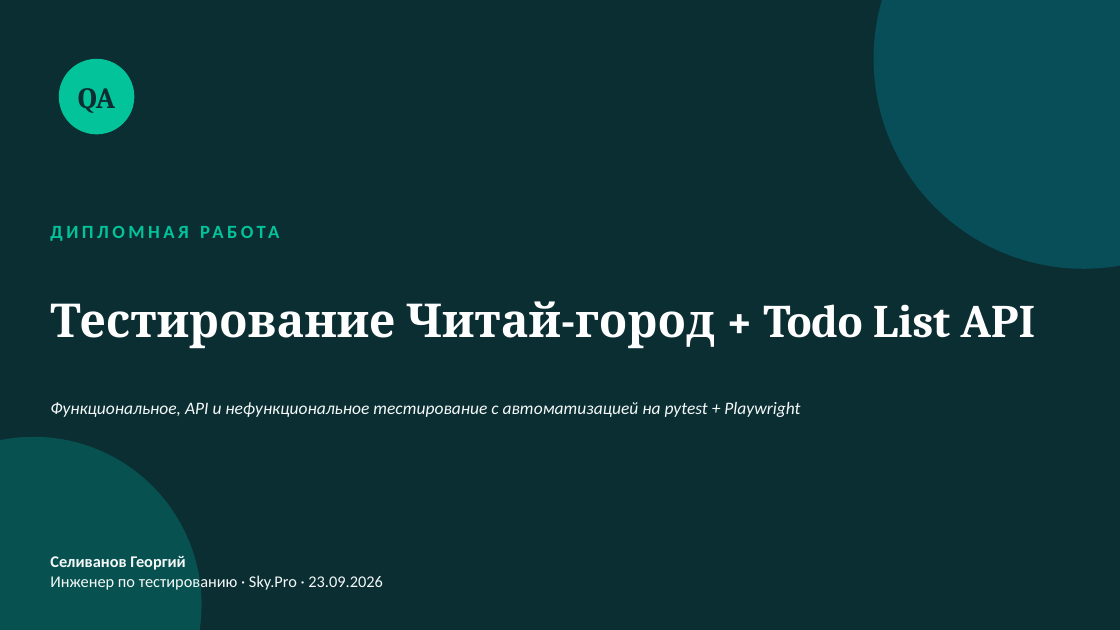
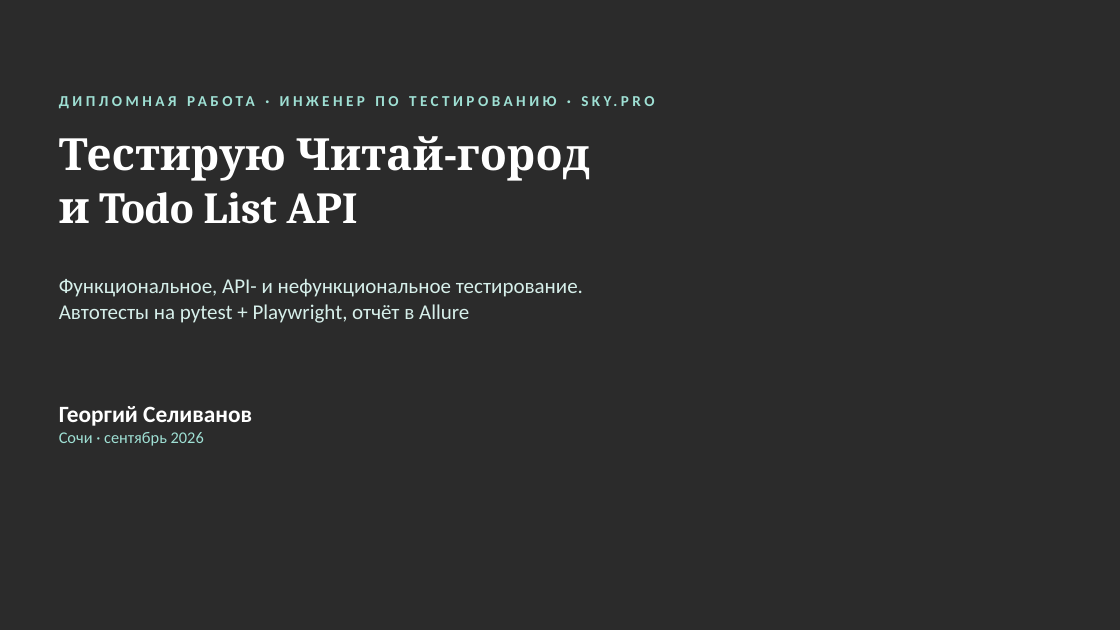
Before and after one commit to Gera-lang405/skypro-diploma-automation, a slide deck: slide 1 of diploma_presentation.pptx. Drawn at 1120x630 pixels with LibreOffice and Linux fonts; fonts in the diff are those of the drawing; background and template pictures are left out; a plain dark background stands for a picture behind light text. Boxes give left, top, right and bottom in pixels: in the first picture for what was removed or moved away, otherwise in the second. Text is boxed around its words. In the diff, an @@ line names an element or a change of style, - is before the commit and + after.

```diff
--- a/diploma_presentation.pptx
+++ b/diploma_presentation.pptx
@@ background #0B2E33 to picture (left out) @@
@@ ellipse removed at (x1=874, y1=0, x2=1120, y2=269) @@
@@ ellipse removed at (x1=59, y1=59, x2=134, y2=134) @@
@@ text removed at (x1=78, y1=88, x2=115, y2=113) @@
-QA
@@ text at (x1=59, y1=136, x2=590, y2=224): text changed; size 40 to 38 pt @@
-Тестирование Читай-город + Todo List API
+Тестирую Читай-город
+и Todo List API
@@ text "Тестирую Читай-город" at (x1=59, y1=136, x2=590, y2=224): vertical alignment middle to top @@
@@ text removed at (x1=50, y1=210, x2=1017, y2=252) @@
-ДИПЛОМНАЯ РАБОТА
@@ text "Функциональное, API- и нефункциональное тестирование. ..." at (x1=59, y1=279, x2=583, y2=323): vertical alignment middle to top @@
@@ text at (x1=59, y1=279, x2=583, y2=323): text changed; size 15 to 18 pt; text colour #F4F9F8 to #D6EFEA; italic off @@
-Функциональное, API и нефункциональное тестирование с автоматизацией на pytest + Playwright
+Функциональное, API- и нефункциональное тестирование. Автотесты на pytest + Playwright, отчёт в Allure
@@ text added at (x1=59, y1=406, x2=252, y2=446), 14 pt, text #9FE0D4 @@
+Георгий Селиванов
+Сочи · сентябрь 2026
@@ ellipse removed at (x1=0, y1=437, x2=202, y2=630) @@
@@ text at (x1=50, y1=556, x2=383, y2=590): text changed; size 14 to 13 pt; text colour #F4F9F8 to #9FE0D4; bold on @@
-Селиванов Георгий
-Инженер по тестированию · Sky.Pro · 23.09.2026
+ДИПЛОМНАЯ РАБОТА · ИНЖЕНЕР ПО ТЕСТИРОВАНИЮ · SKY.PRO
```
Also in this commit, not shown: 12 other slides changed, 1 slide added, 1 slide removed.
